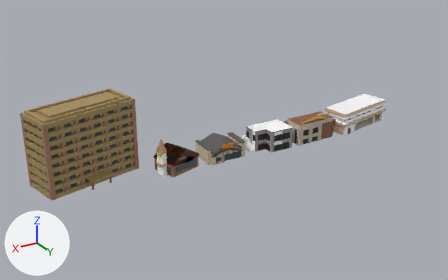
The glTF model run/textures/build/build3.glb, before and after one commit.
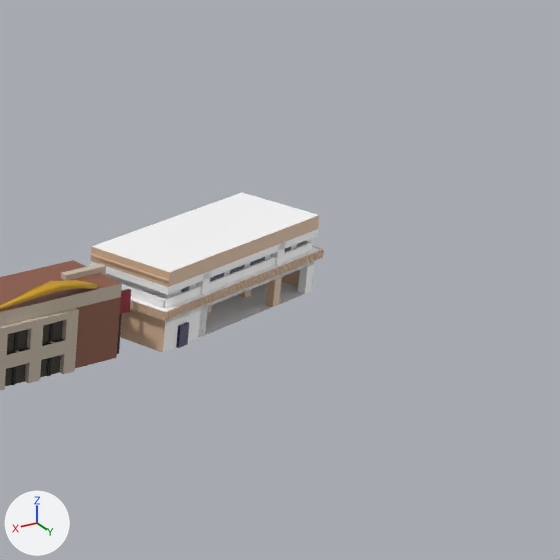
The first picture shows the older version from a 50 mm camera at (6.52, 20.61, 10.8) aimed at (-6.02, -0.29, 0.35). The close-ups show both versions on the part from 67% to 100% of the width and 15% to 68% of the height of that picture. Lighting does not change. The marker at lower left points along +X, +Y and +Z. Where no turn or scale is listed for an object, it has been applied to the vertices.

Names of what the first close-up shows: '立方体.029', '立方体.030', '立方体.032', '立方体.033'.
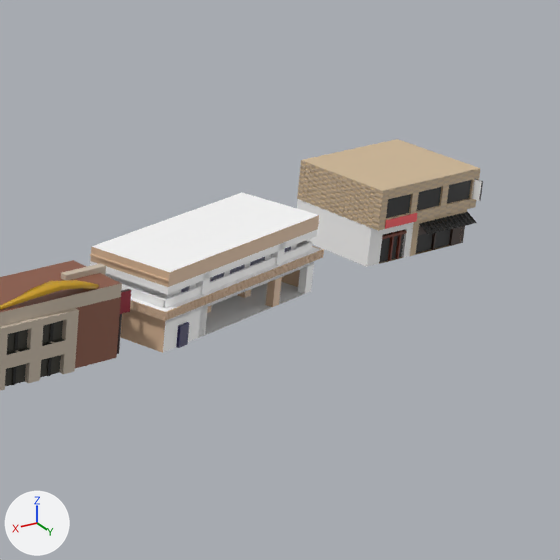
Where the change shows, as pixel boxes [x1, y1, x2, y2] in the close-ups (560 x 560 px):
'立方体.035', added: after [297, 139, 483, 267]
    faces in mat_マテリアル_058 (beige #d2ba98): [297, 139, 480, 264]
    faces in mat_マテリアル_061 (white #ffffff): [297, 199, 414, 267]
    faces in mat_マテリアル_059 (beige #c6b198): [297, 160, 480, 228]
    faces in mat_マテリアル_060 (black #060709): [379, 180, 471, 262]
    faces in mat_マテリアル_063 (brown #412d24): [418, 226, 465, 250]
'立方体.036', added (black): after [420, 211, 477, 235]
'立方体.037', added: after [385, 213, 418, 229]

The edits, one by one:
Material 'マテリアル.067' (mat_マテリアル_067) is new.
Its base color is (0.982, 0.102, 0.117) (red #fd5a60).
Material 'マテリアル.066' (mat_マテリアル_066) is new.
Its base color is (0.0331, 0.0331, 0.0331) (black #333333).
Material 'マテリアル.062' (mat_マテリアル_062) is new.
Its base color is (0.171, 0.0319, 0.013) (brown #73321e).
Material 'マテリアル.064' (mat_マテリアル_064) is new.
Its base color is (1.0, 1.0, 1.0) (white #ffffff).
Material 'マテリアル.063' (mat_マテリアル_063) is new.
Its base color is (0.0529, 0.0262, 0.0176) (brown #412d24).
Material 'マテリアル.061' (mat_マテリアル_061) is new.
Its base color is (1.0, 1.0, 1.0) (white #ffffff).
Material 'マテリアル.065' (mat_マテリアル_065) is new.
Its base color is (0.0331, 0.0331, 0.0331) (black #333333).
Material 'マテリアル.060' (mat_マテリアル_060) is new.
Its base color is (0.00182, 0.00212, 0.00273) (black #060709).
Material 'マテリアル.058' (mat_マテリアル_058) is new.
Its base color is (0.645, 0.491, 0.314) (beige #d2ba98).
Material 'マテリアル.059' (mat_マテリアル_059) is new.
Its base color is (0.565, 0.44, 0.314) (beige #c6b198).
Mesh me_立方体_037 is new.
It is a box spanning x -0.272..0.272, y -0.007..0.007, z -0.056..0.056.
It uses material mat_マテリアル_067 (red #fd5a60).
Mesh me_立方体_036 is new.
It has 3600 vertices, 6912 faces and spans x -0.817..0.05, y -0.151..0.037, z -0.027..0.092.
It uses material mat_マテリアル_066 (black #333333).
Mesh me_立方体_035 is new.
It has 5339 vertices, 11961 faces and spans x -0.87..0.87, y -0.66..0.89, z -0.53..0.53.
Faces by material slot: [7566, 1116, 611, 2188, 90, 320, 48, 22].
It uses material mat_マテリアル_058 (beige #d2ba98).
It uses material mat_マテリアル_059 (beige #c6b198).
It uses material mat_マテリアル_060 (black #060709).
It uses material mat_マテリアル_061 (white #ffffff).
It uses material mat_マテリアル_062 (brown #73321e).
It uses material mat_マテリアル_063 (brown #412d24).
It uses material mat_マテリアル_064 (white #ffffff).
It uses material mat_マテリアル_065 (black #333333).
Object '立方体.037' (ob_立方体_037) is new; it shows me_立方体_037.
Its location is (-15.61, 0.84, 0.7).
Object '立方体.036' (ob_立方体_036) is new; it shows me_立方体_036.
Its location is (-16.14, 0.85, 0.45).
Object '立方体.035' (ob_立方体_035) is new; it shows me_立方体_035.
Its location is (-16.09, 0.06, 0.64).
